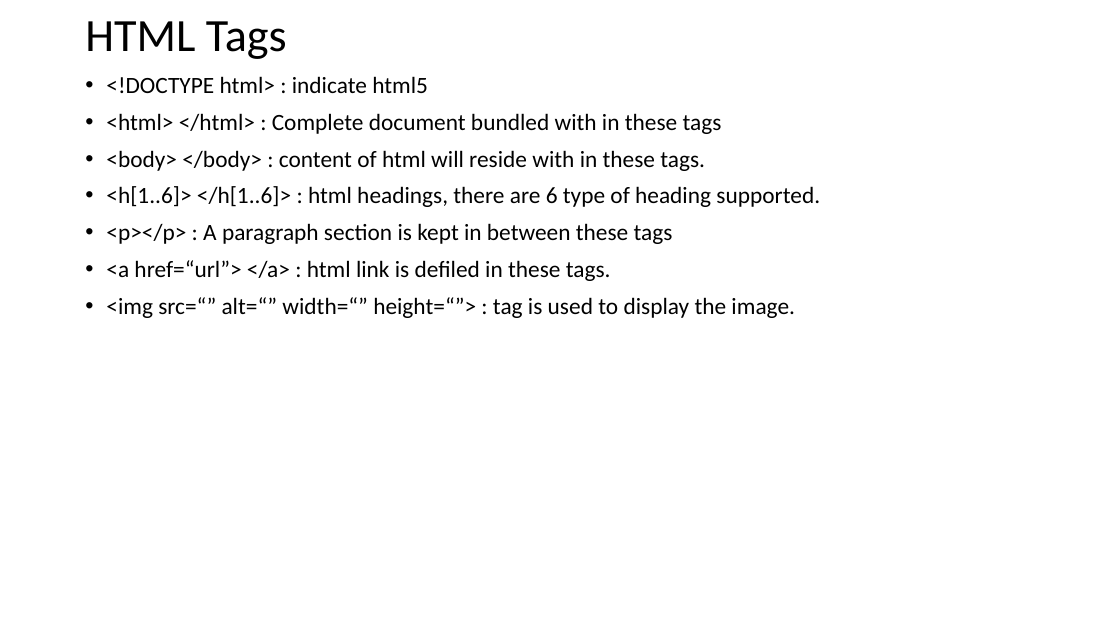
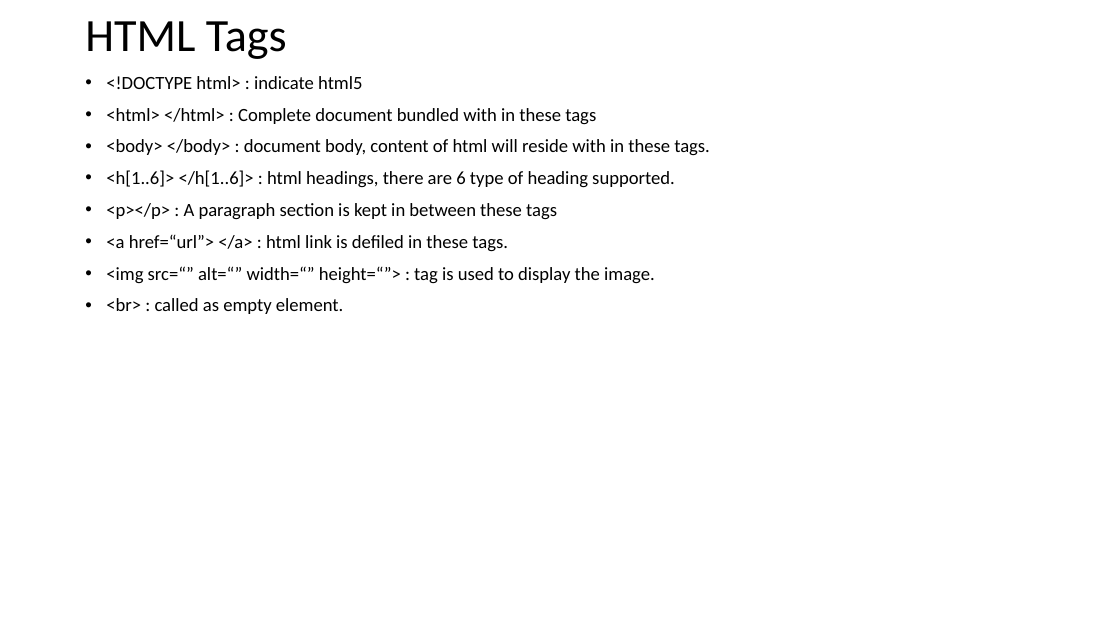
Before and after one commit to srsuansia/html-css-js_lab, a slide deck: slide 2 of html/htlp5learning.pptx. Drawn at 1120x630 pixels with LibreOffice and Linux fonts; fonts in the diff are those of the drawing. Boxes give left, top, right and bottom in pixels: in the first picture for what was removed or moved away, otherwise in the second. Text is boxed around its words. In the diff, an @@ line names an element or a change of style, - is before the commit and + after.

```diff
--- a/html/htlp5learning.pptx
+++ b/html/htlp5learning.pptx
@@ text at <box>106,76,675,284</box>: size 20 to 16 pt in "<!DOCTYPE html> : indicate html5", "<html> </html> : Complete document bundled with ...", "<h[1..6]> </h[1..6]> : html headings, there are ...", "<p></p> : A paragraph section is kept ..." and 2 more places @@
@@ text at <box>106,139,710,156</box>: text changed; size 20 to 16 pt @@
-• <body> </body> : content of html will reside with in these tags.
+• <body> </body> : document body, content of html will reside with in these tags.
@@ text at <box>106,298,343,314</box>: paragraph added @@
+• <br> : called as empty element.
```
Also in this commit, not shown: 1 slide added, 1 other file.
